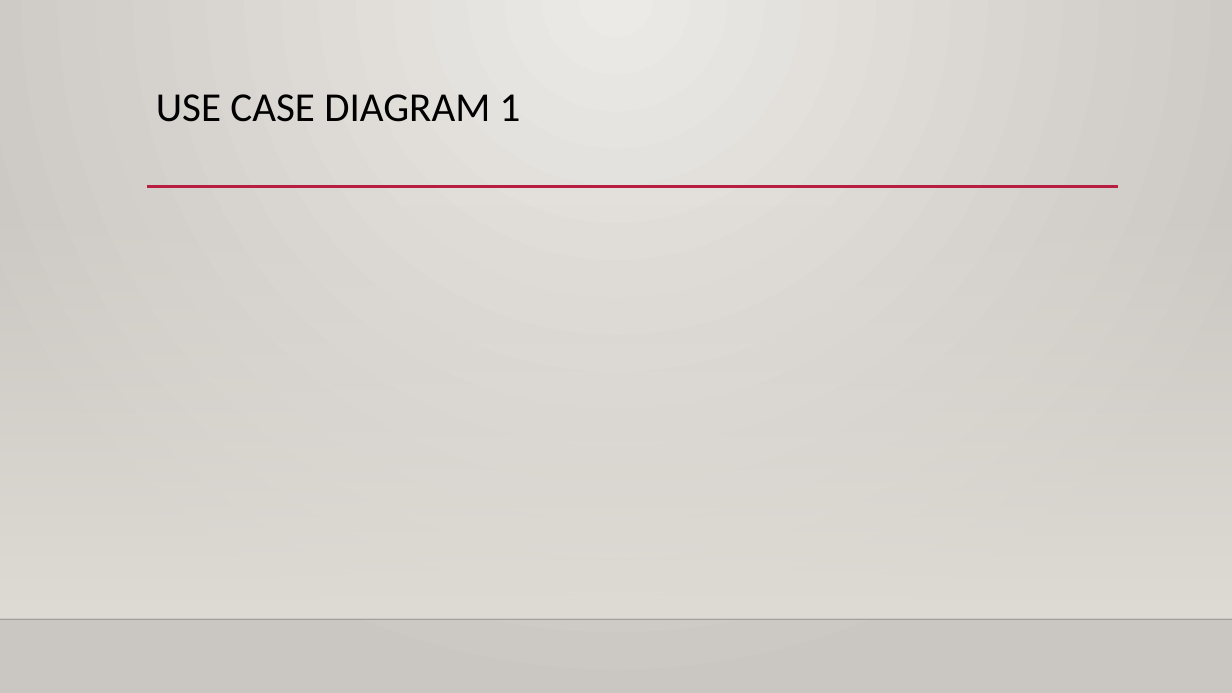
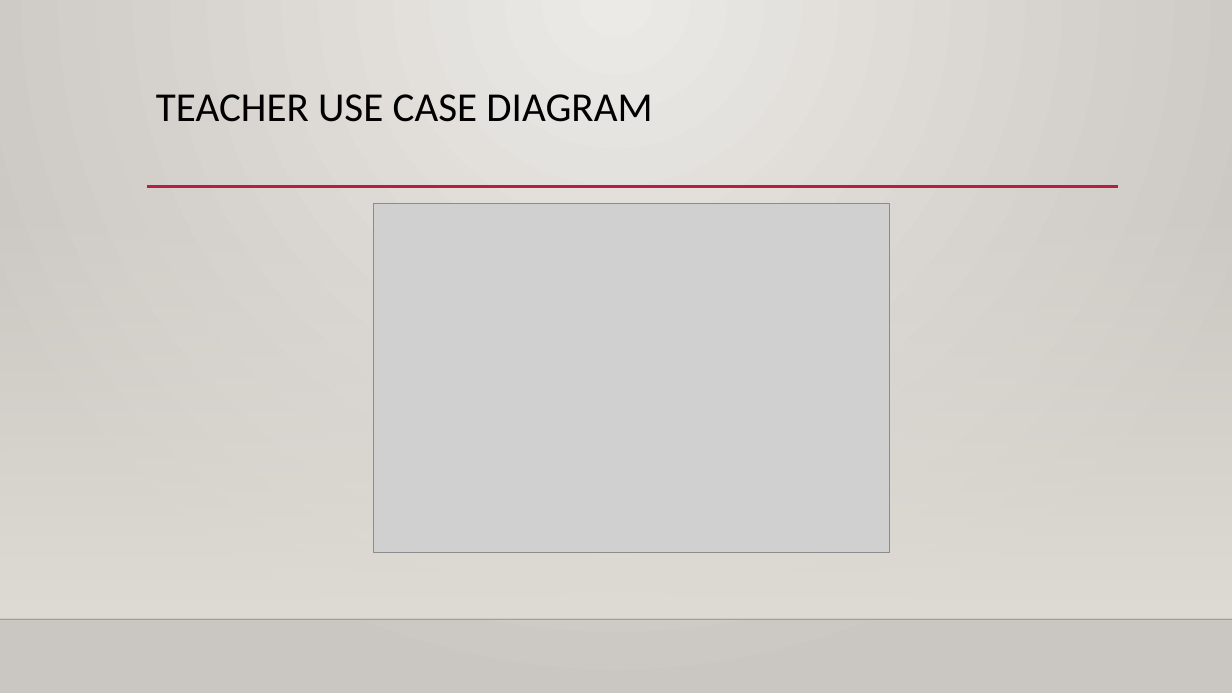
Before and after one commit to StewartSteven/Attend-In, a slide deck: slide 14 of Attend-in_Sprint1.pptx (slide 11 before the commit). Drawn at 1232x693 pixels with LibreOffice and Linux fonts; fonts in the diff are those of the drawing; grey boxes stand for pictures; background and template pictures are left out. Boxes give left, top, right and bottom in pixels: in the first picture for what was removed or moved away, otherwise in the second. Text is boxed around its words. In the diff, an @@ line names an element or a change of style, - is before the commit and + after.

```diff
--- a/Attend-in_Sprint1.pptx
+++ b/Attend-in_Sprint1.pptx
@@ title at (156,94,652,122): text changed @@
-USE CASE DIAGRAM 1
+TEACHER USE CASE DIAGRAM
@@ picture added at (374,203,890,552) @@
```
Also in this commit, not shown: 3 other slides changed, 4 slides added, 1 slide removed.
